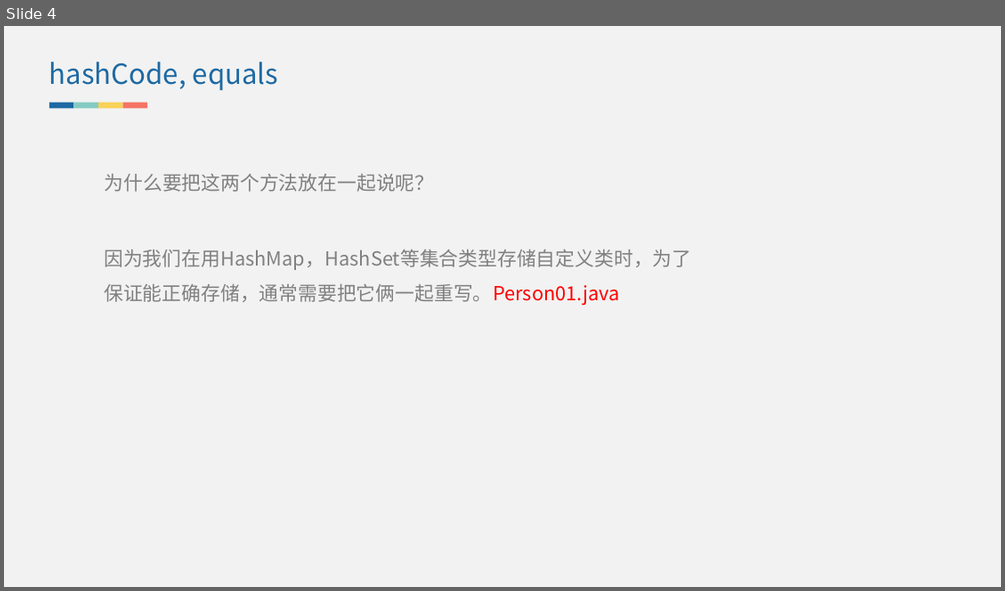
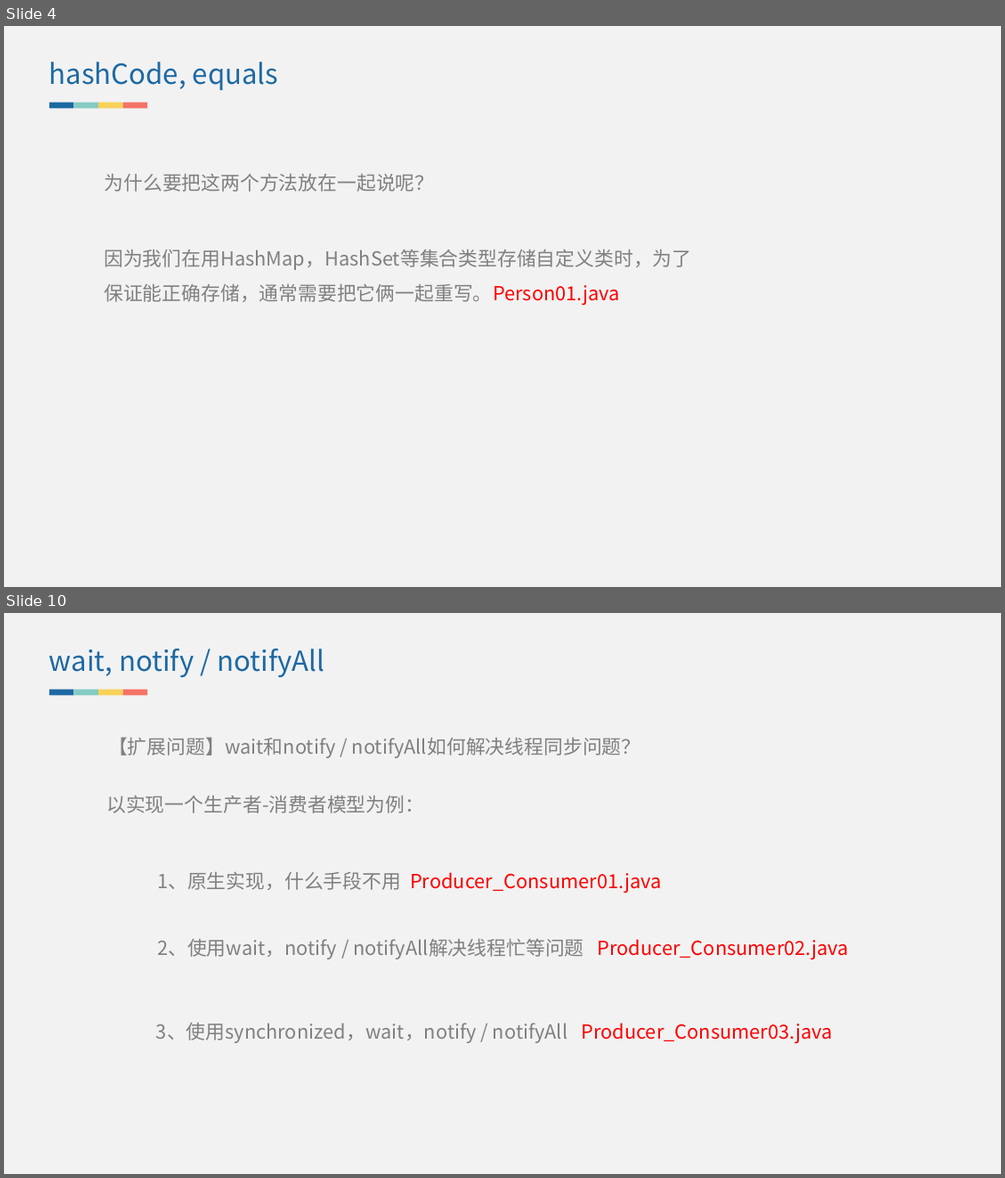
Before and after one commit to lvjiuluan/idea-projects, a slide deck: presentation/介绍一下 Object 常见方法？/介绍一下 Object 常见方法？.pptx. Shown one above the other, each under a label of ours: slide 4 before the commit, slides 4 and 10 after it; the slides between them are not shown. The pictures are 1005x591 and 1005x1178 pixels, drawn with LibreOffice and Linux fonts; fonts in the diff are those of the drawing. Boxes give left, top, right and bottom in pixels: in the first picture for what was removed or moved away, otherwise in the second. Text is boxed around its words. In the diff, an @@ line names an element or a change of style, - is before the commit and + after.

```diff
--- a/presentation/介绍一下 Object 常见方法？/介绍一下 Object 常见方法？.pptx
+++ b/presentation/介绍一下 Object 常见方法？/介绍一下 Object 常见方法？.pptx
@@ slide 10 added at <box>4,613,1001,1174</box>, background #F2F2F2 @@
@@ text added at <box>49,649,324,678</box>, 20 pt, text #1D69A3 @@
+wait, notify / notifyAll
@@ group added at <box>50,690,147,696</box>: 4 rectangles @@
@@ text added at <box>108,737,641,758</box>, 14 pt, text #808080 @@
+【扩展问题】wait和notify / notifyAll如何解决线程同步问题？
@@ text added at <box>106,795,424,813</box>, 14 pt, text #808080 @@
+以实现一个生产者-消费者模型为例：
@@ text added at <box>157,872,661,893</box>, 14 pt, text #FF0000 @@
+1、原生实现，什么手段不用 Producer_Consumer01.java
@@ text added at <box>157,939,849,960</box>, 14 pt, text #808080 @@
+2、使用wait，notify / notifyAll解决线程忙等问题 Producer_Consumer02.java
@@ text added at <box>156,1022,832,1044</box>, 14 pt, text #808080 @@
+3、使用synchronized，wait，notify / notifyAll Producer_Consumer03.java
```
Also in this commit, not shown: 1 slide changed, 6 other slides added, 5 other files.
